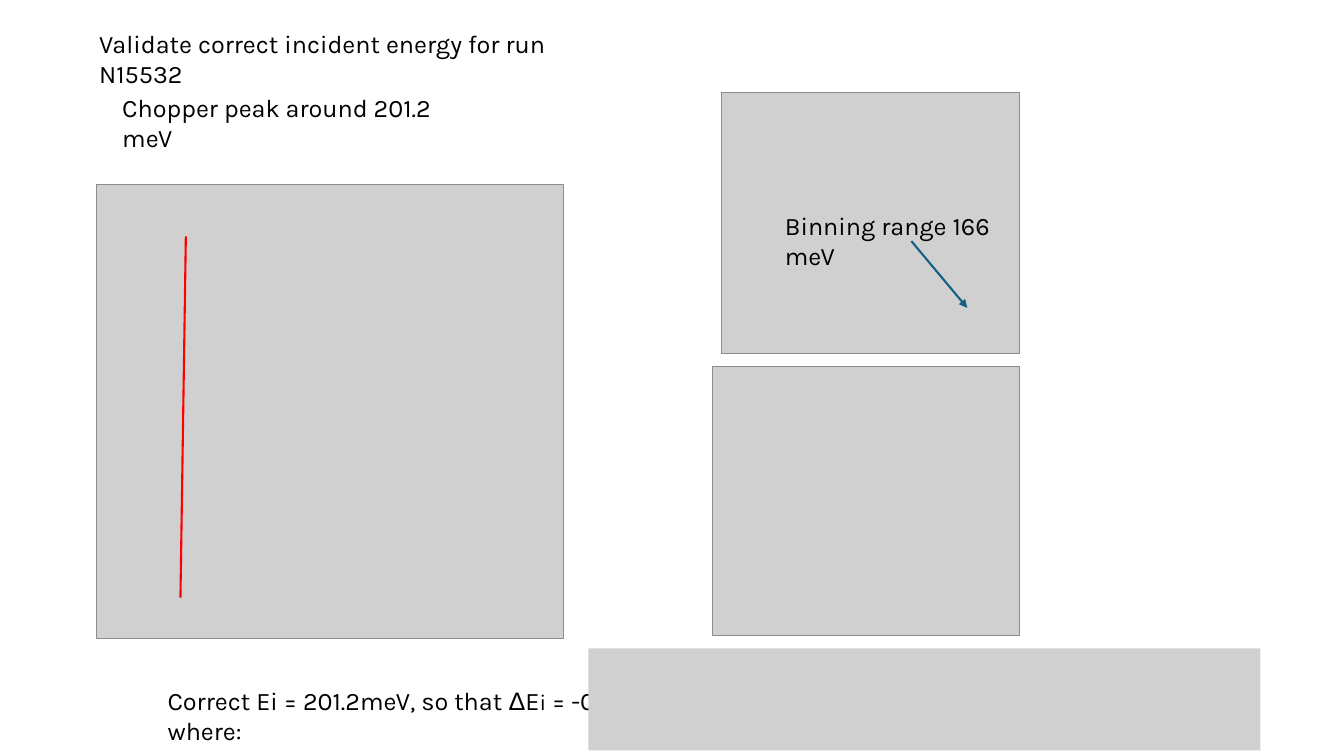
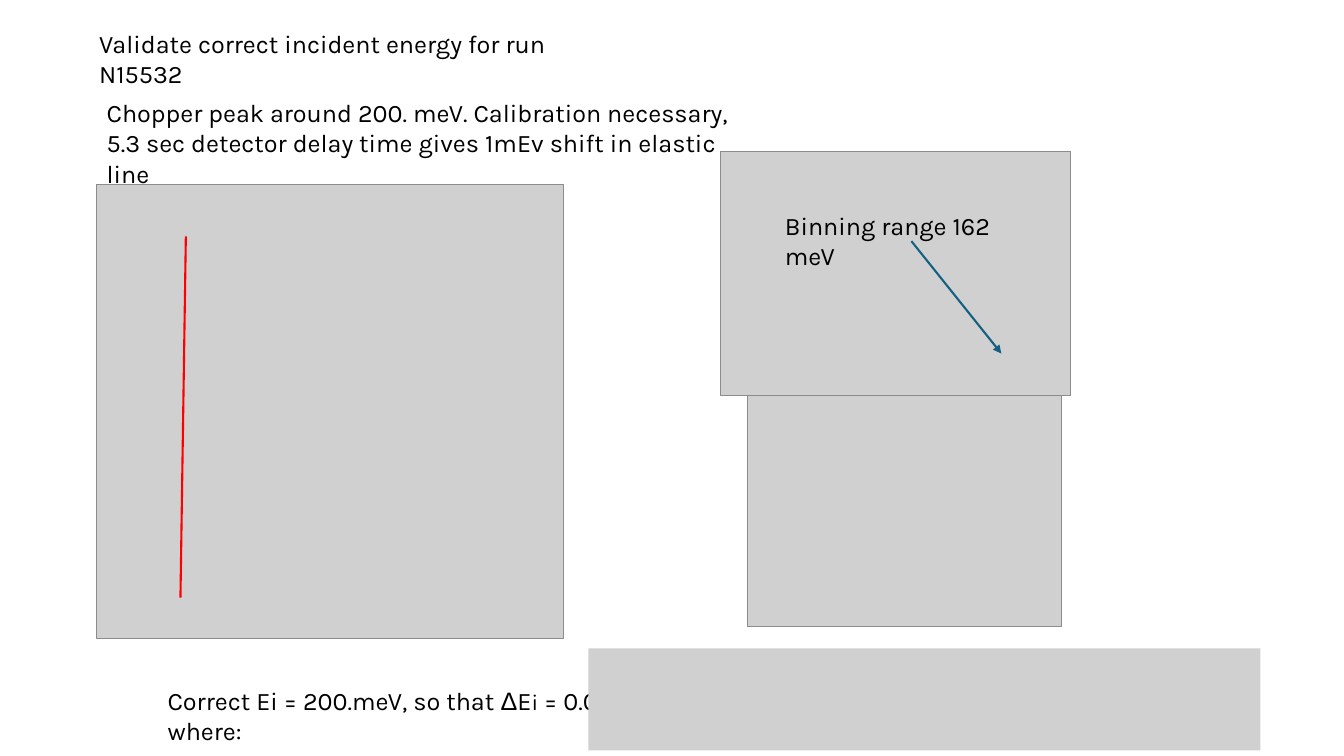
Before and after one commit to abuts/Fe, a slide deck: slide 2 of Data/sources/reduction/Mantid_nxspe_2024/cycle10_02/EiAndElasticLineForRuns.pptx. Drawn at 1344x756 pixels with LibreOffice and Linux fonts; fonts in the diff are those of the drawing; grey boxes stand for pictures. Boxes give left, top, right and bottom in pixels: in the first picture for what was removed or moved away, otherwise in the second. Text is boxed around its words. In the diff, an @@ line names an element or a change of style, - is before the commit and + after.

Commit message:
clarified incident energy and elastic line location for Ei=200meV 10_02

```diff
--- a/Data/sources/reduction/Mantid_nxspe_2024/cycle10_02/EiAndElasticLineForRuns.pptx
+++ b/Data/sources/reduction/Mantid_nxspe_2024/cycle10_02/EiAndElasticLineForRuns.pptx
@@ text at (107, 104, 727, 159): text changed @@
-Chopper peak around 201.2 meV
+Chopper peak around 200. meV. Calibration necessary,
+5.3 sec detector delay time gives 1mEv shift in elastic line
@@ picture: place and size @@
-picture at (721, 93, 1020, 354)
+picture at (721, 151, 1072, 395)
@@ text at (785, 217, 990, 266): text changed @@
-Binning range 166 meV
+Binning range 162 meV
@@ arrow moved from (911, 241) - (968, 309) to (911, 241) - (1001, 354) @@
@@ picture: place and size @@
-picture at (713, 367, 1020, 635)
+picture at (747, 393, 1062, 627)
@@ text at (168, 688, 613, 741): text changed @@
-Correct Ei = 201.2meV, so that ΔEi = -0.007 where:
+Correct Ei = 200.meV, so that ΔEi = 0.08 where:
```
Also in this commit, not shown: 3 other files.
